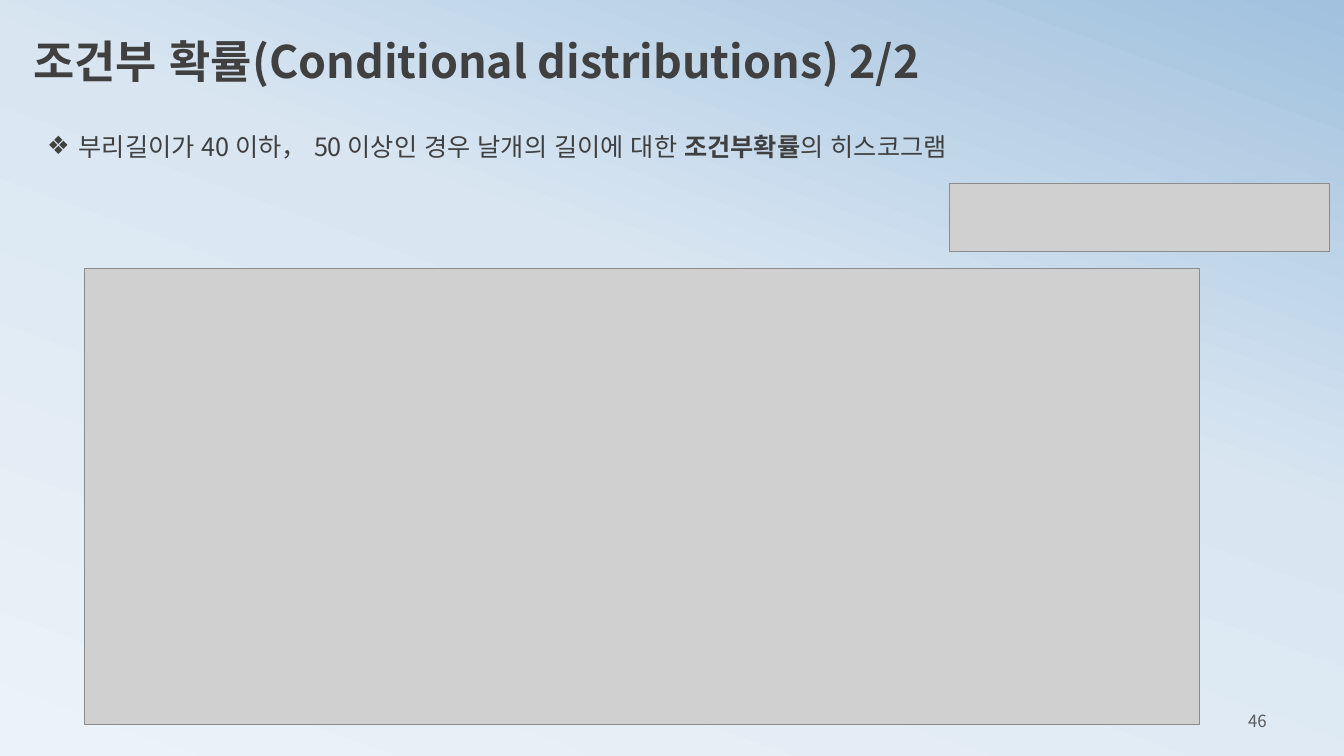
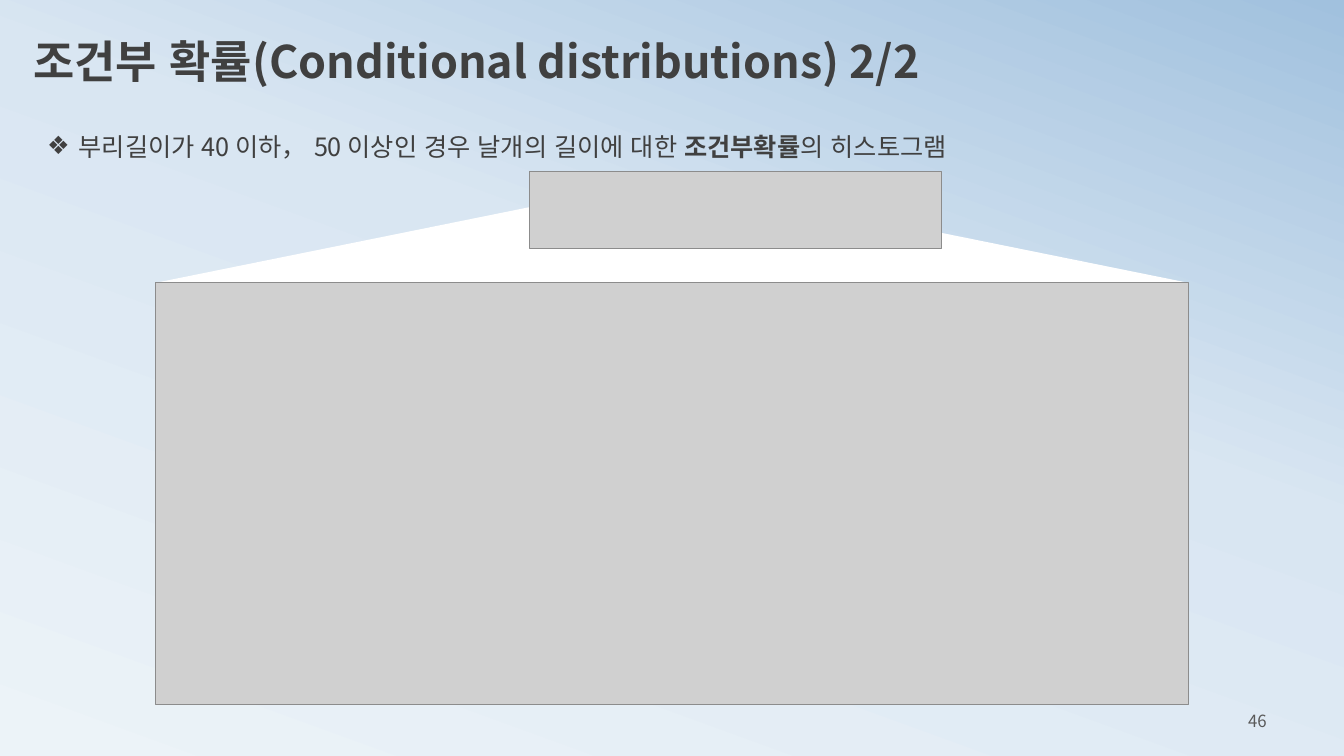
Before and after one commit to ancestor9/mathematics-for-machine-learning, a slide deck: slide 46 of 3_probability theory for machine learning.pptx. Drawn at 1344x756 pixels with LibreOffice and Linux fonts; fonts in the diff are those of the drawing; grey boxes stand for pictures. Boxes give left, top, right and bottom in pixels: in the first picture for what was removed or moved away, otherwise in the second. Text is boxed around its words. In the diff, an @@ line names an element or a change of style, - is before the commit and + after.

```diff
--- a/3_probability theory for machine learning.pptx
+++ b/3_probability theory for machine learning.pptx
@@ text at bbox=[79, 134, 947, 159]: text changed @@
-❖ 부리길이가 40 이하， 50 이상인 경우 날개의 길이에 대한 조건부확률의 히스코그램
+❖ 부리길이가 40 이하， 50 이상인 경우 날개의 길이에 대한 조건부확률의 히스토그램
@@ triangle added at bbox=[156, 178, 1189, 283], fill #FFFFFF @@
@@ picture added at bbox=[529, 171, 942, 248] @@
@@ picture removed at bbox=[950, 184, 1330, 252] @@
@@ picture: place and size @@
-picture at bbox=[85, 268, 1200, 724]
+picture at bbox=[156, 283, 1189, 706]
```
Also in this commit, not shown: 28 other slides changed, 5 slides added, 3 slides removed.
